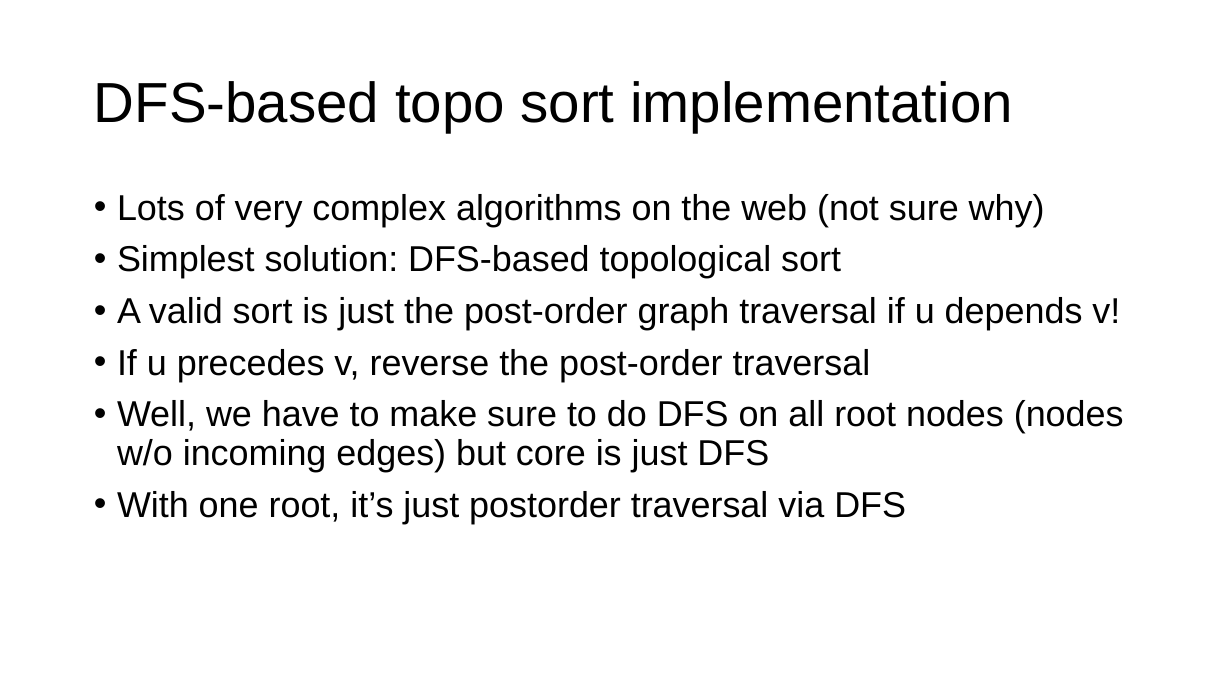
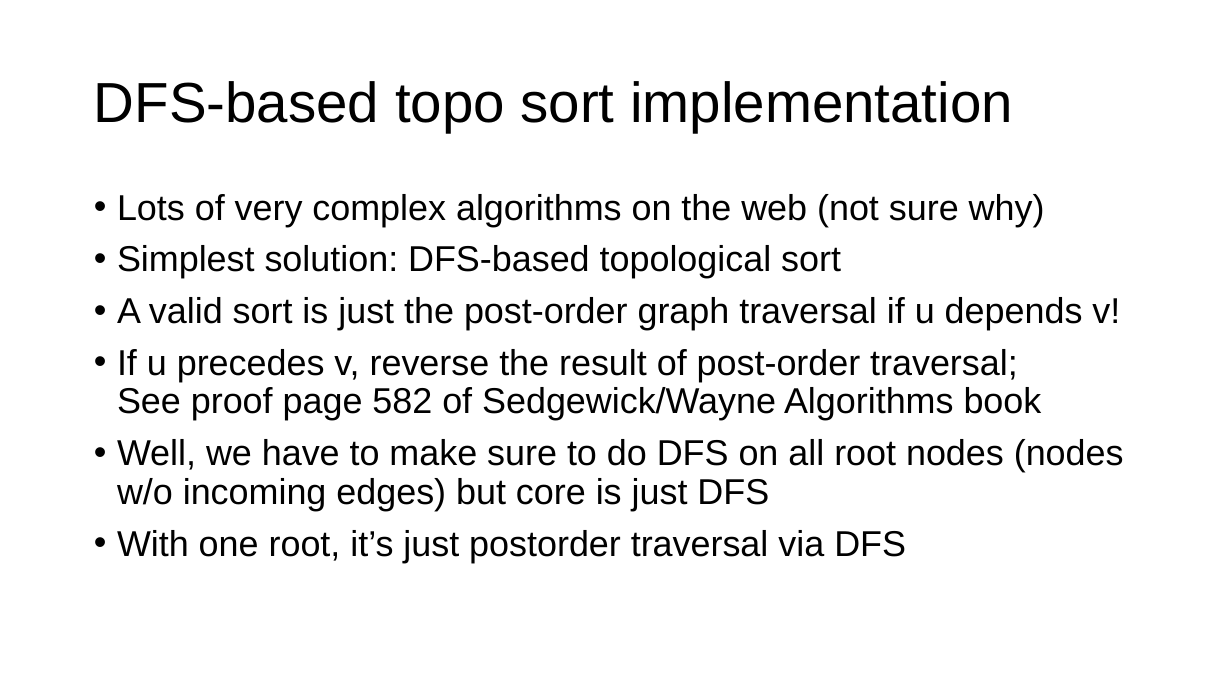
Before and after one commit to parrt/msds689, a slide deck: slide 22 of notes/graphs.pptx. Drawn at 1232x693 pixels with LibreOffice and Linux fonts; fonts in the diff are those of the drawing; background and template pictures are left out. Boxes give left, top, right and bottom in pixels: in the first picture for what was removed or moved away, otherwise in the second. Text is boxed around its words. In the diff, an @@ line names an element or a change of style, - is before the commit and + after.

```diff
--- a/notes/graphs.pptx
+++ b/notes/graphs.pptx
@@ text at (117,349,1042,420): text changed @@
-• If u precedes v, reverse the post-order traversal
+• If u precedes v, reverse the result of post-order traversal;
+  See proof page 582 of Sedgewick/Wayne Algorithms book
```
Also in this commit, not shown: 4 other slides changed, 1 other file.
